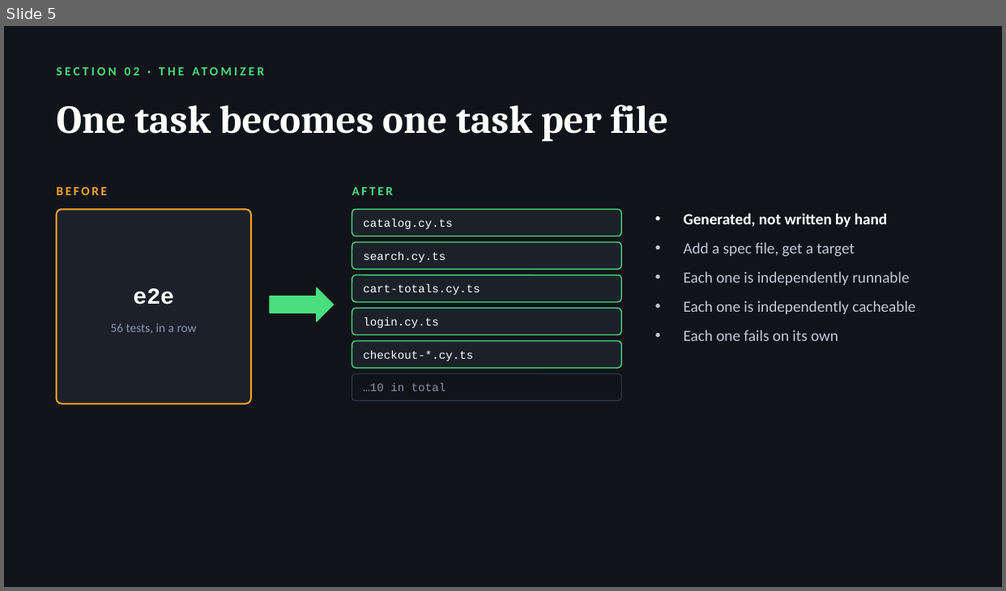
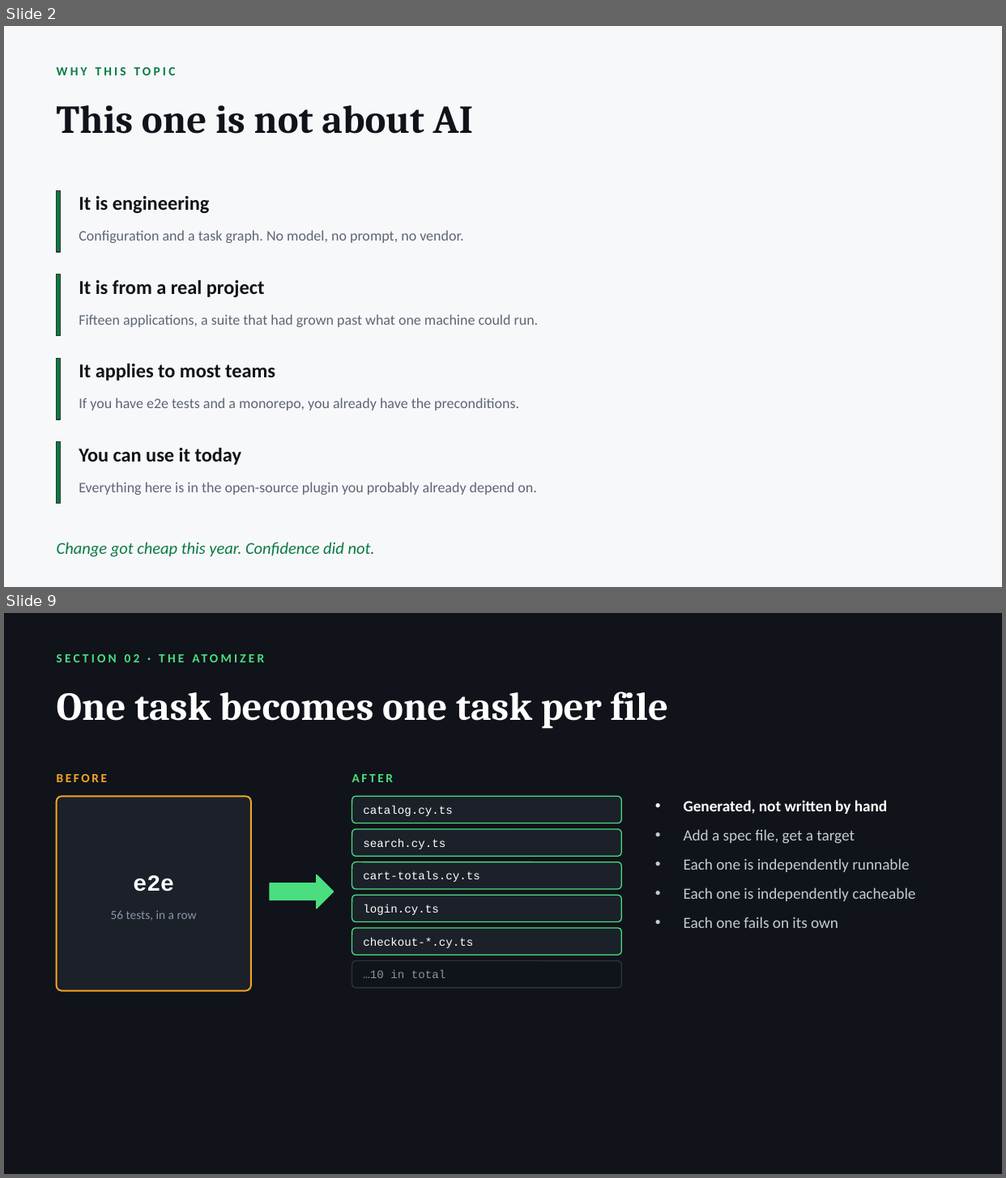
Before and after one commit to radzivil/nx-scaling-e2e-tests-with-atomizer, a slide deck: talk/Scaling-E2E-Tests-with-Nx.pptx. Shown one above the other, each under a label of ours: slide 5 before the commit, slides 2 and 9 after it; the slides between them are not shown. The pictures are 1006x591 and 1006x1178 pixels, drawn with LibreOffice and Linux fonts; fonts in the diff are those of the drawing. Boxes give left, top, right and bottom in pixels: in the first picture for what was removed or moved away, otherwise in the second. Text is boxed around its words. In the diff, an @@ line names an element or a change of style, - is before the commit and + after.

```diff
--- a/talk/Scaling-E2E-Tests-with-Nx.pptx
+++ b/talk/Scaling-E2E-Tests-with-Nx.pptx
@@ slide 2 added at [4,26,1002,587], background #F7F8FA @@
@@ text added at [57,67,176,75], 12 pt, text #0B7A44, bold @@
+WHY THIS TOPIC
@@ text added at [57,105,473,134], 38 pt, text #10131A, bold @@
+This one is not about AI
@@ rectangle added at [57,190,60,252], fill #0B7A44, outline #333333 1 pt @@
@@ text added at [79,196,210,213], 19 pt, text #10131A, bold @@
+It is engineering
@@ text added at [79,230,463,243], 14 pt, text #5C6675 @@
+Configuration and a task graph. No model, no prompt, no vendor.
@@ rectangle added at [57,275,60,336], fill #0B7A44, outline #333333 1 pt @@
@@ text added at [79,280,265,297], 19 pt, text #10131A, bold @@
+It is from a real project
@@ text added at [79,314,539,327], 14 pt, text #5C6675 @@
+Fifteen applications, a suite that had grown past what one machine could run.
@@ rectangle added at [57,358,60,420], fill #0B7A44, outline #333333 1 pt @@
@@ text added at [79,364,275,381], 19 pt, text #10131A, bold @@
+It applies to most teams
@@ text added at [79,398,519,411], 14 pt, text #5C6675 @@
+If you have e2e tests and a monorepo, you already have the preconditions.
@@ rectangle added at [57,442,60,504], fill #0B7A44, outline #333333 1 pt @@
@@ text added at [79,448,241,465], 19 pt, text #10131A, bold @@
+You can use it today
@@ text added at [79,482,536,495], 14 pt, text #5C6675 @@
+Everything here is in the open-source plugin you probably already depend on.
@@ text added at [57,542,375,557], 16 pt, text #0B7A44, italic @@
+Change got cheap this year. Confidence did not.
@@ what was slide 5 is now slide 9 @@
```
Also in this commit, not shown: 1 slide changed, 12 other slides added, 8 slides removed, 8 other files.
